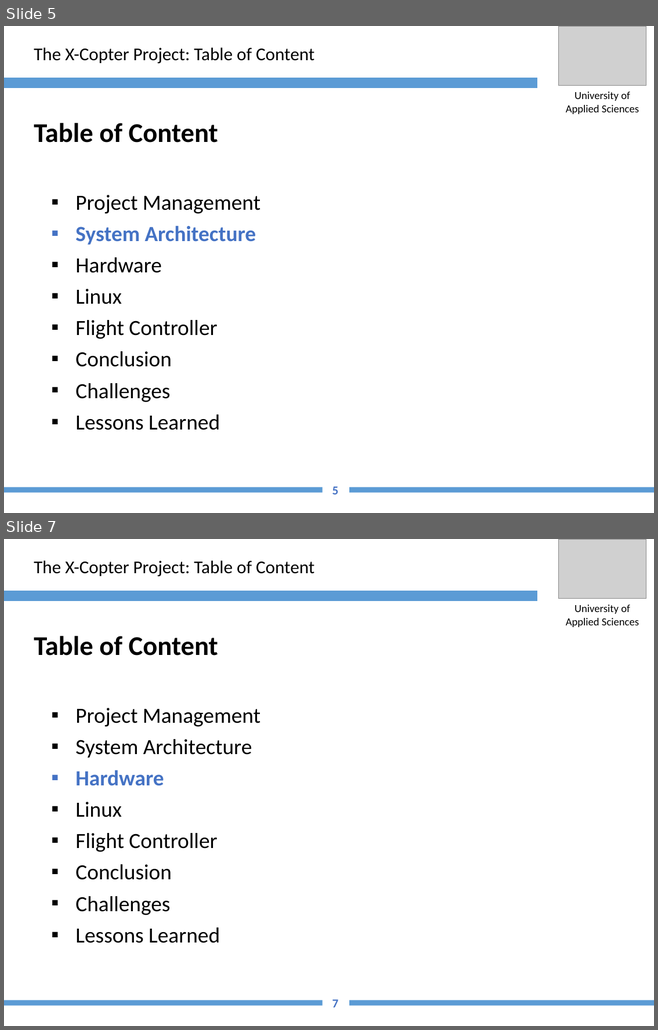
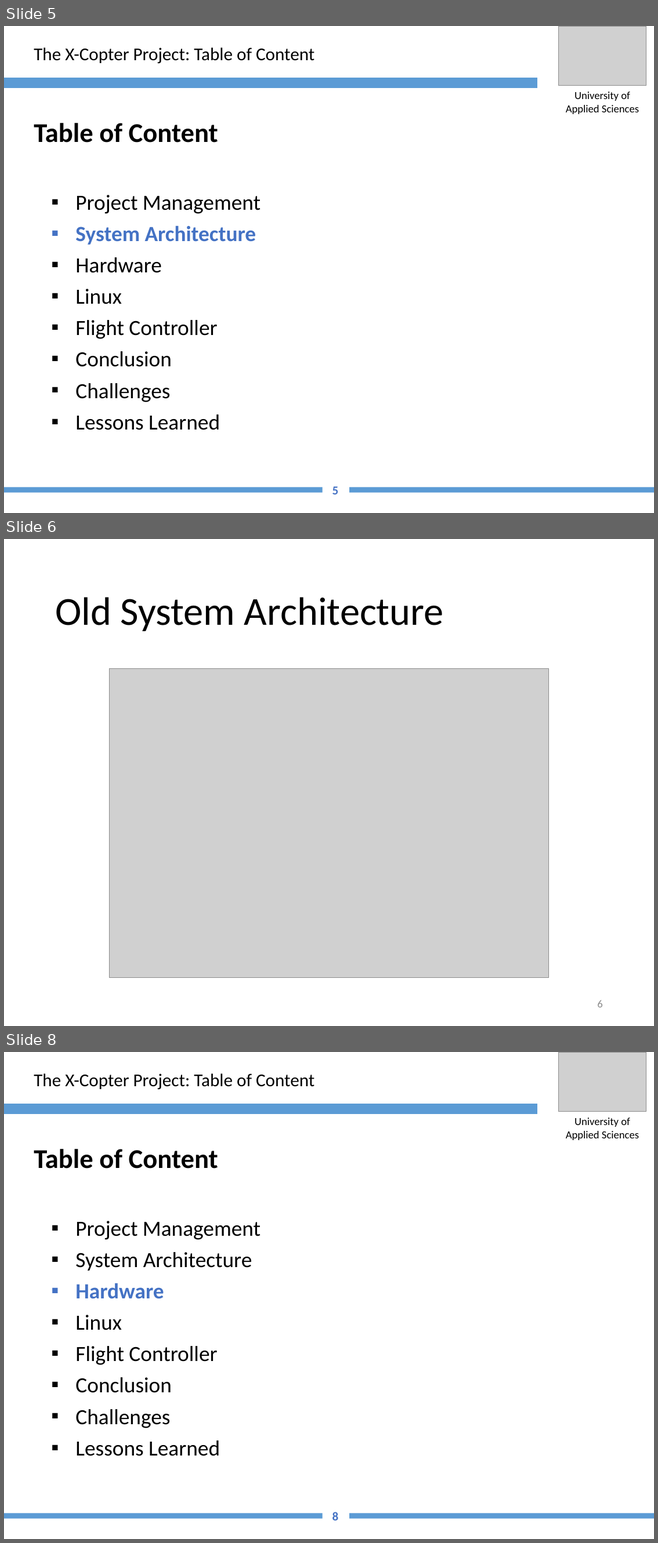
Before and after one commit to XCopter-HSU/XCopter, a slide deck: Final_Report/InFinalReportEinpflegen (Fuer Jan)/presentation_sample/sample_01.pptx. Shown one above the other, each under a label of ours: slides 5 and 7 before the commit, slides 5, 6 and 8 after it; the slides between them are not shown. The pictures are 658x1030 and 658x1543 pixels, drawn with LibreOffice and Linux fonts; fonts in the diff are those of the drawing; grey boxes stand for pictures; background and template pictures are left out. Boxes give left, top, right and bottom in pixels: in the first picture for what was removed or moved away, otherwise in the second. Text is boxed around its words. In the diff, an @@ line names an element or a change of style, - is before the commit and + after.

```diff
--- a/Final_Report/InFinalReportEinpflegen (Fuer Jan)/presentation_sample/sample_01.pptx
+++ b/Final_Report/InFinalReportEinpflegen (Fuer Jan)/presentation_sample/sample_01.pptx
@@ slide 6 added at [4, 539, 654, 1026], background #FFFFFF @@
@@ title added at [55, 597, 444, 631], 44 pt, text #000000 @@
+Old System Architecture
@@ picture added at [109, 669, 549, 978] @@
@@ page number added at [597, 1000, 602, 1008], 12 pt, text #8C8C8C @@
+6
@@ what was slide 7 is now slide 8 @@
@@ page number at [332, 1512, 339, 1521]: text changed @@
-7
+8
```
Also in this commit, not shown: 1 slide changed, 2 other slides added, 2 other files.
